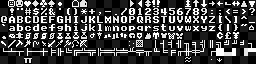
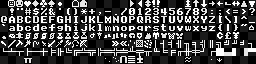
Before/after of a 256px x 64px layered artwork. What changed in the layer stack:
painted on "Background" over [105, 40, 152, 63]
